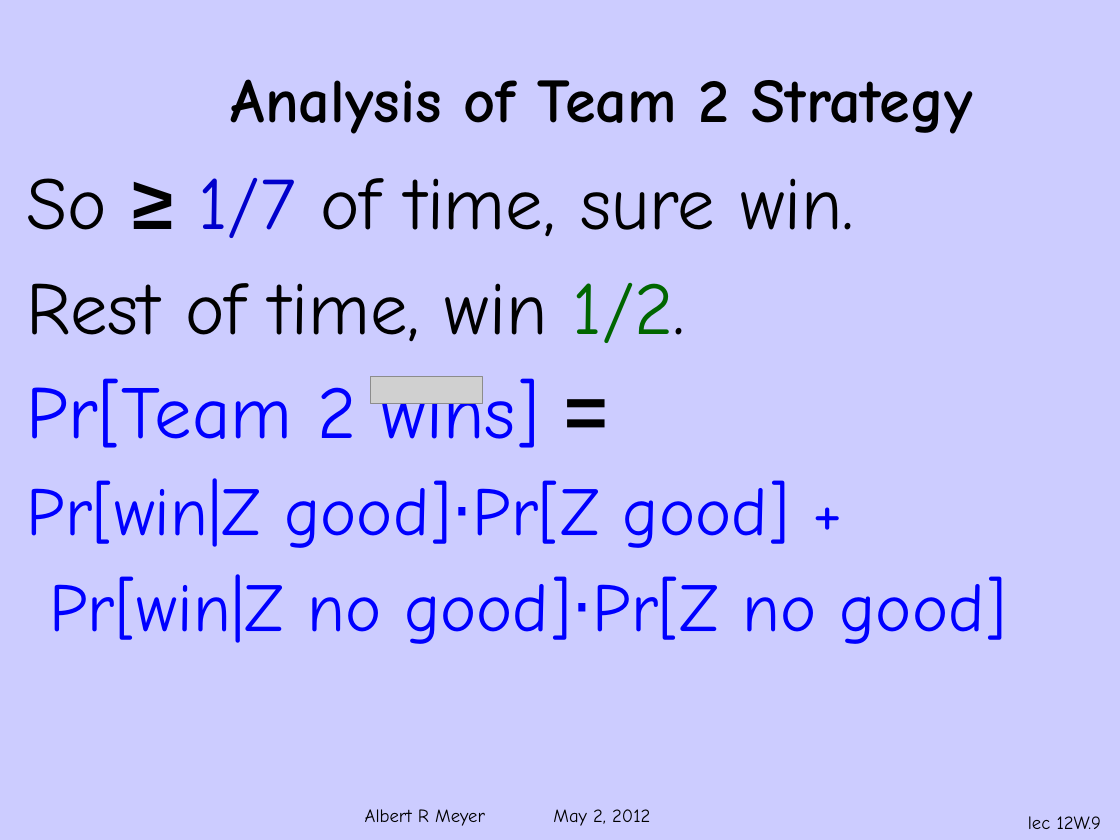
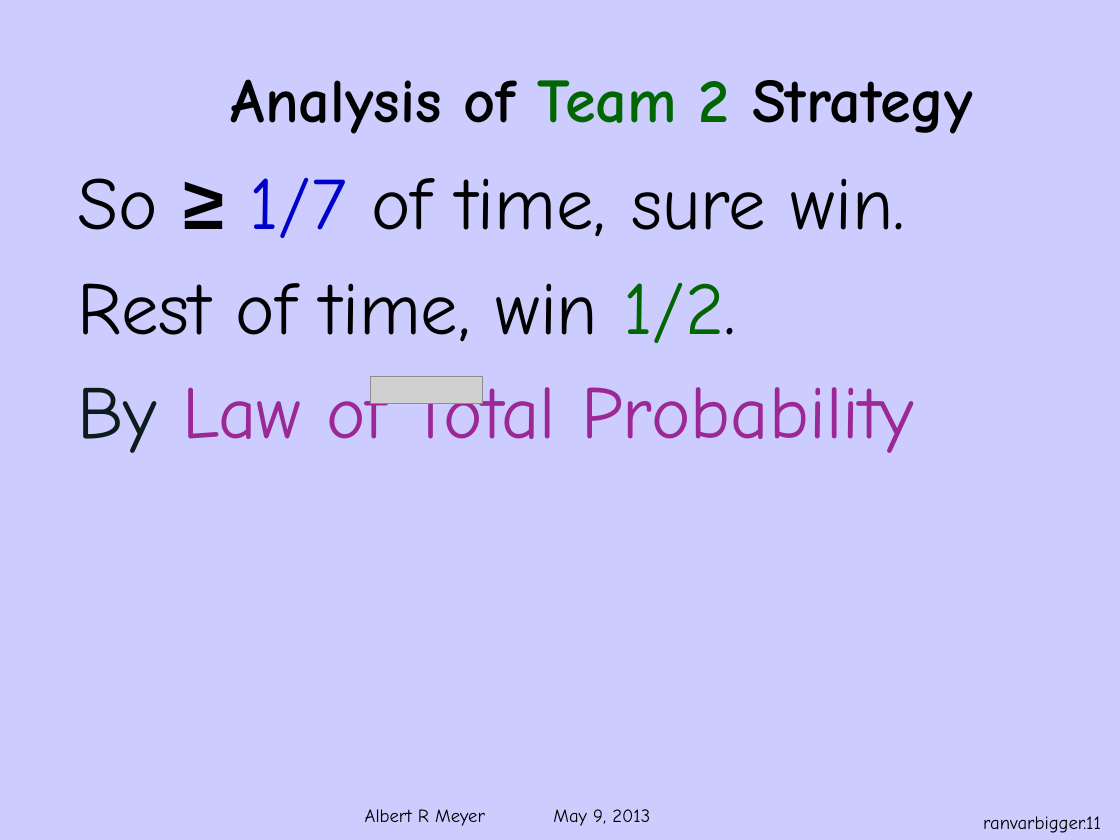
Before and after one commit to armeyer/mcs_web, a slide deck: slide 11 of spring13/slides13/ranvar-bigger-number.pptx (slide 9 before the commit). Drawn at 1120x840 pixels with LibreOffice and Linux fonts; fonts in the diff are those of the drawing; grey boxes stand for pictures; background and template pictures are left out. Boxes give left, top, right and bottom in pixels: in the first picture for what was removed or moved away, otherwise in the second. Text is boxed around its words. In the diff, an @@ line names an element or a change of style, - is before the commit and + after.

```diff
--- a/spring13/slides13/ranvar-bigger-number.pptx
+++ b/spring13/slides13/ranvar-bigger-number.pptx
@@ text "Analysis of Team 2 Strategy" at [231, 79, 973, 134]: text colour #000000 to #006600 in "Team 2" @@
@@ text "So ≥ 1/7 of time, ...": place and size @@
-text "So ≥ 1/7 of time, ..." at [27, 178, 1007, 644]
+text "So ≥ 1/7 of time, ..." at [78, 178, 914, 453]
@@ text at [78, 376, 914, 453]: text changed; size 44 to 48 pt; text colour #0000FF to #9B2894 @@
-Pr[Team 2 wins] =
-Pr[win|Z good]⋅Pr[Z good] +
-Pr[win|Z no good]⋅Pr[Z no good]
+By Law of Total Probability
@@ text at [365, 809, 650, 826]: text changed @@
-Albert R Meyer May 2, 2012
+Albert R Meyer May 9, 2013
@@ page number at [983, 816, 1101, 833]: text changed @@
-lec 12W.9
+ranvarbigger.11
```
Also in this commit, not shown: 12 other slides changed, 5 slides added, 1 other file.
